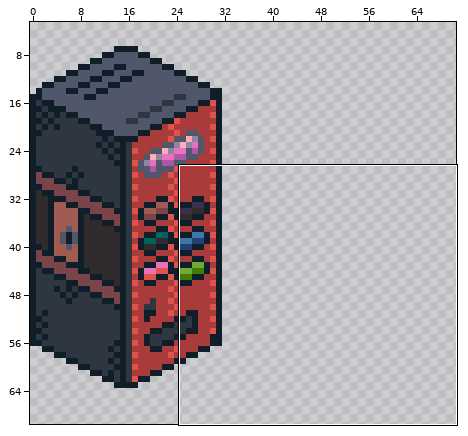
Sprite sheet -- res/props.png. The first picture is a wide view before the edit; the outline marks the close-up.
Close-up. Before the commit:
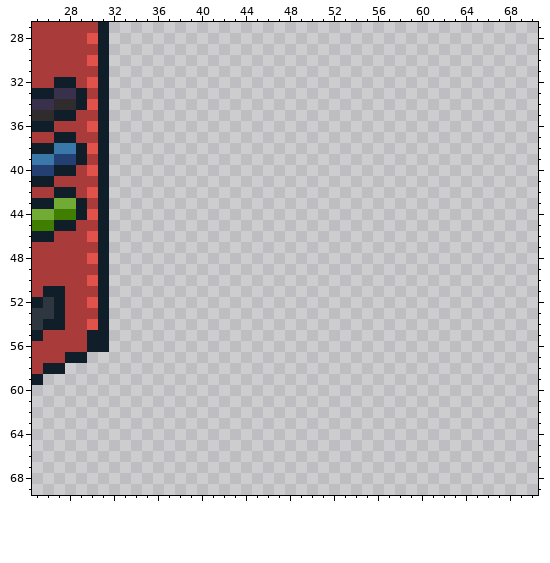
The file is 512x512 pixels. Shown: x 25..70, y 27..69. The wide view leaves out empty margins.
Now the later version:
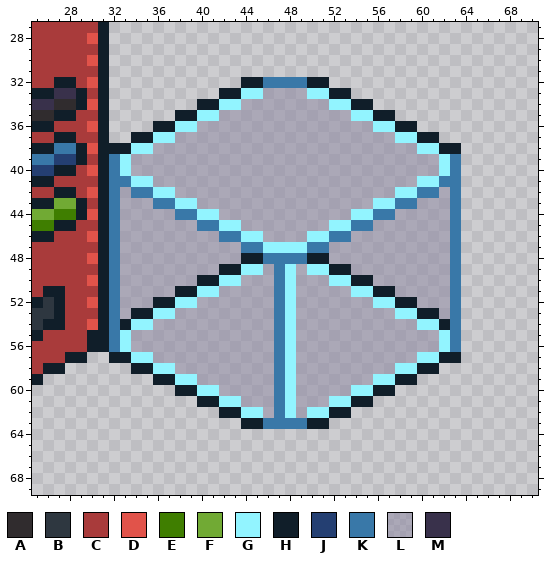
Palette (. is transparent): A #302c2e  B #2e3740  C #a93b3b  D #e1534a  E #3f7e00  F #71aa34  G #92f4ff  H #101e29  J #243f72  K #3978a8  L #8d87a288  M #39314b
Difference:
@@ x 25..70 @@
 31 CCCCCCH.......................................
-32 CCHHCDH.......................................
-33 HHMMHCH.......................................
-34 MMAAHDH.......................................
-35 AAHHCCH.......................................
-36 HHCCCDH.......................................
-37 CCHHCCH.......................................
-38 HHKKHDH.......................................
-39 KKJJHCH.......................................
-40 JJHHCDH.......................................
-41 HHCCCCH.......................................
-42 CCHHCDH.......................................
-43 HHFFHCH.......................................
-44 FFEEHDH.......................................
-45 EEHHCCH.......................................
-46 HHCCCDH.......................................
-47 CCCCCCH.......................................
-48 CCCCCDH.......................................
-49 CCCCCCH.......................................
-50 CCCCCDH.......................................
-51 CHHCCCH.......................................
-52 HBHCCDH.......................................
-53 BBHCCCH.......................................
-54 BHHCCDH.......................................
-55 HCCCCHH.......................................
-56 CCCCCHH.......................................
-57 CCCHH.........................................
-58 CHH...........................................
-59 H.............................................
-60 ..............................................
-61 ..............................................
-62 ..............................................
-63 ..............................................
+32 CCHHCDH............HHKKKKHH...................
+33 HHMMHCH..........HHGGLLLLGGHH.................
+34 MMAAHDH........HHGGLLLLLLLLGGHH...............
+35 AAHHCCH......HHGGLLLLLLLLLLLLGGHH.............
+36 HHCCCDH....HHGGLLLLLLLLLLLLLLLLGGHH...........
+37 CCHHCCH..HHGGLLLLLLLLLLLLLLLLLLLLGGHH.........
+38 HHKKHDHHHGGLLLLLLLLLLLLLLLLLLLLLLLLGGHH.......
+39 KKJJHCHKGLLLLLLLLLLLLLLLLLLLLLLLLLLLLGK.......
+40 JJHHCDHKGLLLLLLLLLLLLLLLLLLLLLLLLLLLLGK.......
+41 HHCCCCHKKGGLLLLLLLLLLLLLLLLLLLLLLLLGGKK.......
+42 CCHHCDHKLKKGGLLLLLLLLLLLLLLLLLLLLGGKKLK.......
+43 HHFFHCHKLLLKKGGLLLLLLLLLLLLLLLLGGKKLLLK.......
+44 FFEEHDHKLLLLLKKGGLLLLLLLLLLLLGGKKLLLLLK.......
+45 EEHHCCHKLLLLLLLKKGGLLLLLLLLGGKKLLLLLLLK.......
+46 HHCCCDHKLLLLLLLLLKKGGLLLLGGKKLLLLLLLLLK.......
+47 CCCCCCHKLLLLLLLLLLLKKGGGGKKLLLLLLLLLLLK.......
+48 CCCCCDHKLLLLLLLLLLLHHKKKKHHLLLLLLLLLLLK.......
+49 CCCCCCHKLLLLLLLLLHHGGLKGLGGHHLLLLLLLLLK.......
+50 CCCCCDHKLLLLLLLHHGGLLLKGLLLGGHHLLLLLLLK.......
+51 CHHCCCHKLLLLLHHGGLLLLLKGLLLLLGGHHLLLLLK.......
+52 HBHCCDHKLLLHHGGLLLLLLLKGLLLLLLLGGHHLLLK.......
+53 BBHCCCHKLHHGGLLLLLLLLLKGLLLLLLLLLGGHHLK.......
+54 BHHCCDHKHGGLLLLLLLLLLLKGLLLLLLLLLLLGGHK.......
+55 HCCCCHHKGLLLLLLLLLLLLLKGLLLLLLLLLLLLLGK.......
+56 CCCCCHHKGLLLLLLLLLLLLLKGLLLLLLLLLLLLLGK.......
+57 CCCHH..HHGGLLLLLLLLLLLKGLLLLLLLLLLLGGHH.......
+58 CHH......HHGGLLLLLLLLLKGLLLLLLLLLGGHH.........
+59 H..........HHGGLLLLLLLKGLLLLLLLGGHH...........
+60 .............HHGGLLLLLKGLLLLLGGHH.............
+61 ...............HHGGLLLKGLLLGGHH...............
+62 .................HHGGLKGLGGHH.................
+63 ...................HHKKKKHH...................
 64 ..............................................
Boxes around the changes in both close-ups, in picture pixels (x1, y1, x2, y2):
added: (109, 77, 461, 429)
